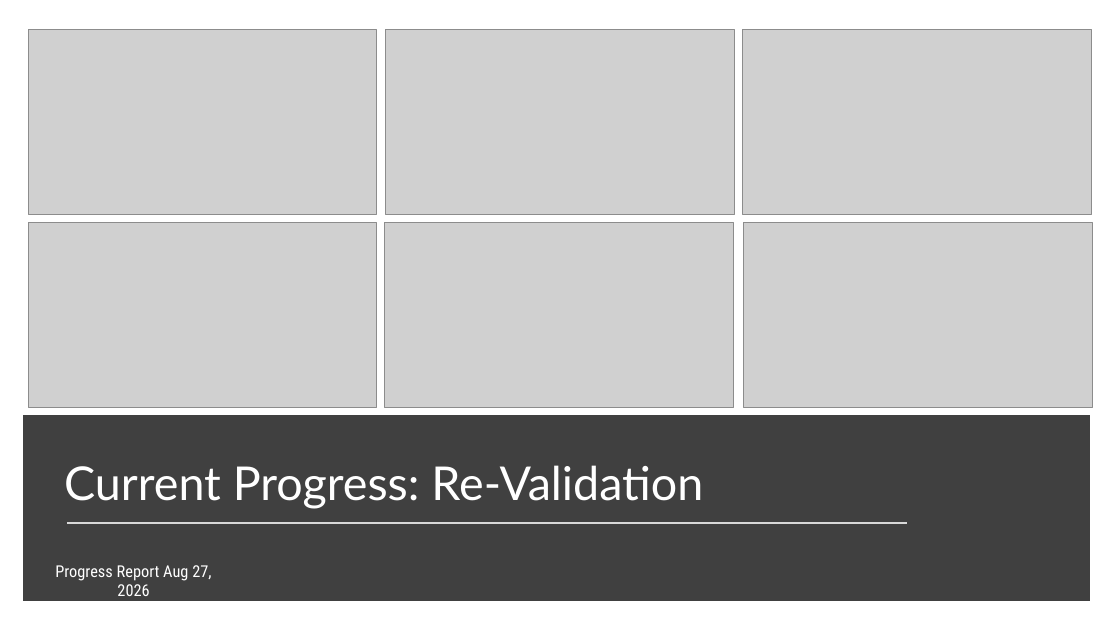
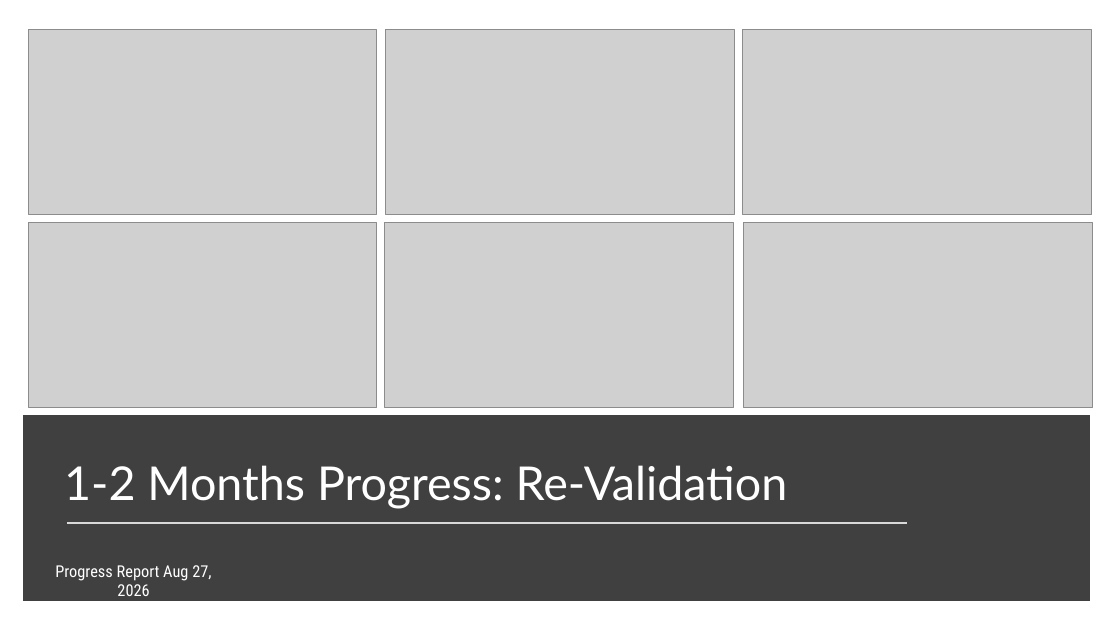
Before and after one commit to albertstarfield/StellarOrion_HypersonicEdition, a slide deck: slide 6 of Lost+Found/ProgressReport/Week 12/ProgressReport.pptx. Drawn at 1120x630 pixels with LibreOffice and Linux fonts; fonts in the diff are those of the drawing; grey boxes stand for pictures. Boxes give left, top, right and bottom in pixels: in the first picture for what was removed or moved away, otherwise in the second. Text is boxed around its words. In the diff, an @@ line names an element or a change of style, - is before the commit and + after.

```diff
--- a/Lost+Found/ProgressReport/Week 12/ProgressReport.pptx
+++ b/Lost+Found/ProgressReport/Week 12/ProgressReport.pptx
@@ text at box(64, 465, 788, 509): text changed @@
-Current Progress: Re-Validation
+1-2 Months Progress: Re-Validation
```
Also in this commit, not shown: 4 other slides changed, 6 slides added, 16 other files.
